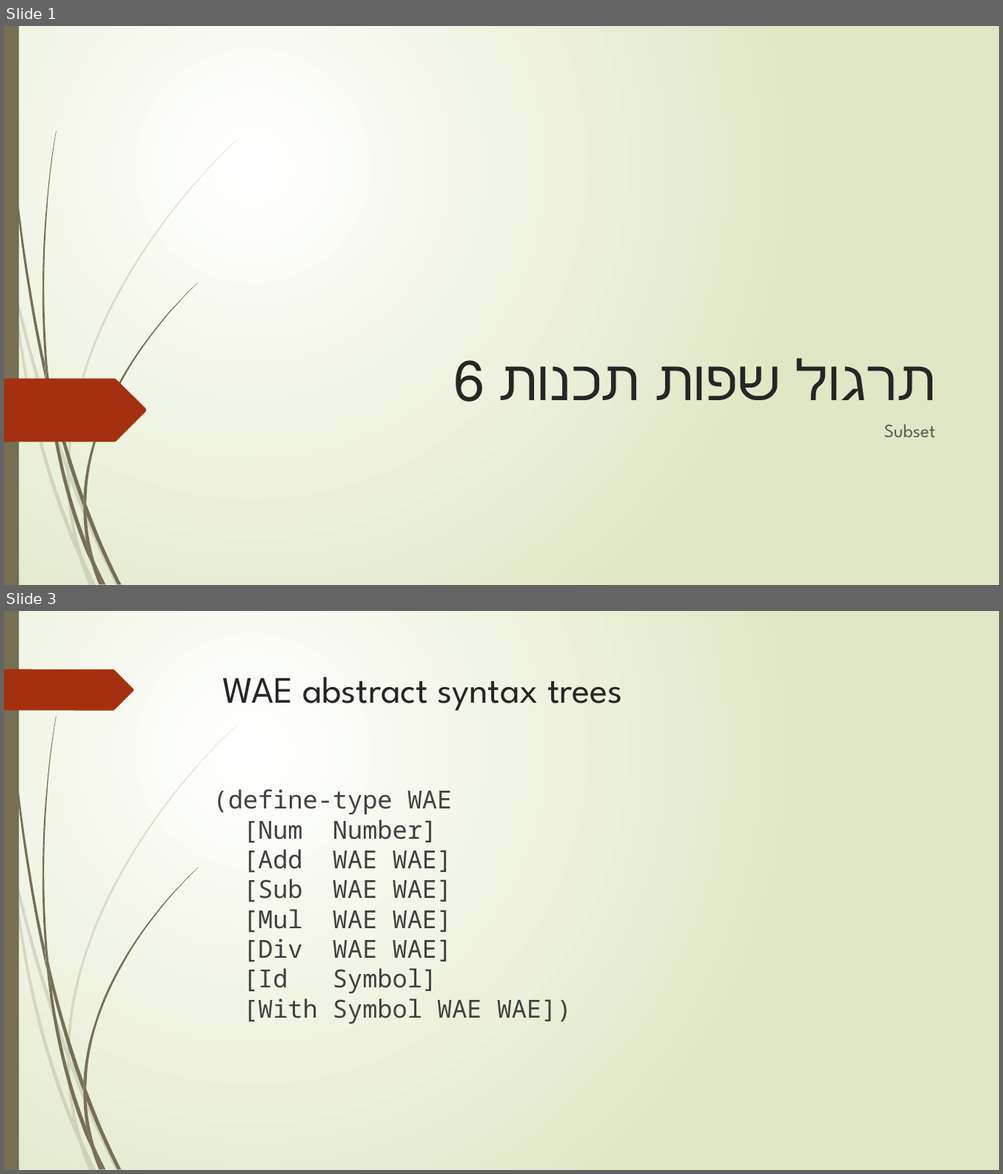
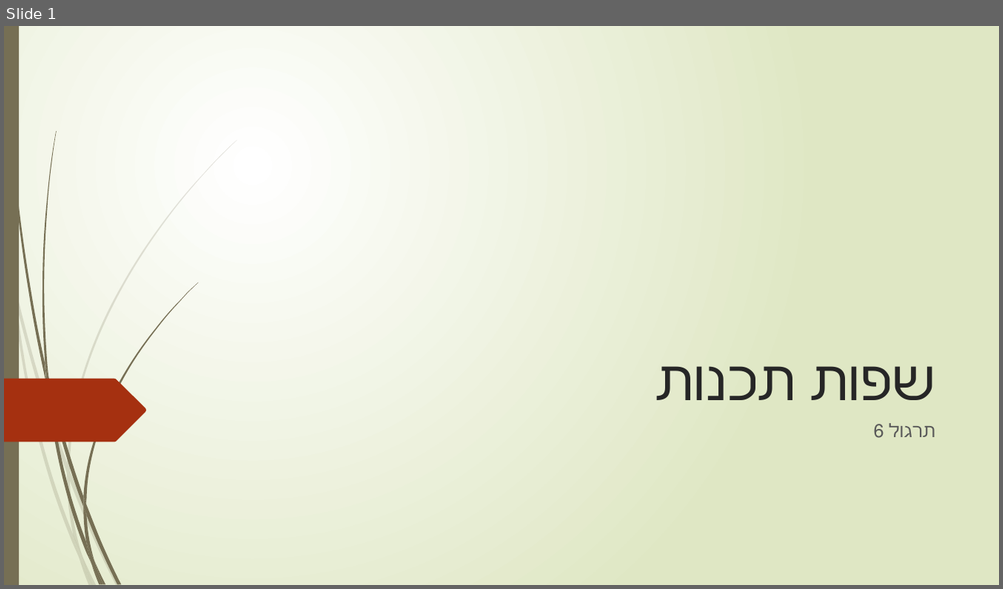
Before and after one commit to TimSorensen10/Racket-Course, a slide deck: Ppt/תרגול 6.pptx. Shown one above the other, each under a label of ours: slides 1 and 3 before the commit, slide 1 after it; the slides between them are not shown. The pictures are 1003x1174 and 1003x589 pixels, drawn with LibreOffice and Linux fonts; fonts in the diff are those of the drawing. Boxes give left, top, right and bottom in pixels: in the first picture for what was removed or moved away, otherwise in the second. Text is boxed around its words. In the diff, an @@ line names an element or a change of style, - is before the commit and + after.

```diff
--- a/Ppt/תרגול 6.pptx
+++ b/Ppt/תרגול 6.pptx
@@ slide 3 removed at (4, 611, 999, 1170), background gradient #FFFFFF to #DFE8C4; not listed: 23 template elements that a slide beside it also shows @@
@@ freeform shape removed at (4, 669, 134, 710) @@
@@ title removed at (223, 677, 622, 711) @@
-WAE abstract syntax trees
@@ text removed at (213, 789, 572, 1024) @@
-(define-type WAE
-[Num Number]
-[Add WAE WAE]
-[Sub WAE WAE]
-[Mul WAE WAE]
-[Div WAE WAE]
-[Id Symbol]
-[With Symbol WAE WAE])
@@ slide 1 changed as well @@
@@ title at (810, 366, 936, 400): text changed; font League Spartan to Times New Roman @@
-תרגול שפות תכנות 6
+שפות תכנות
@@ subtitle at (888, 423, 935, 437): text changed; font League Spartan to Times New Roman @@
-Subset
+תרגול 6
```
Also in this commit, not shown: 10 slides added, 7 other slides removed, 4 other files.
